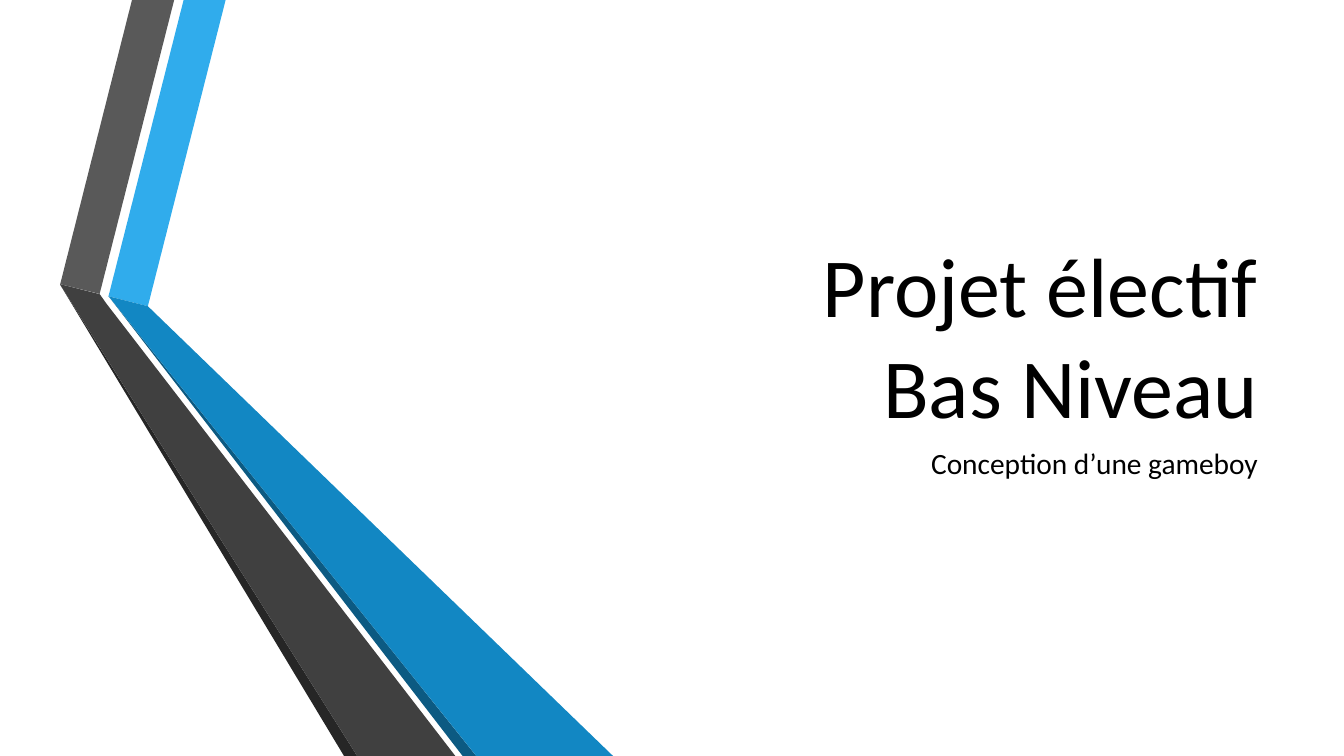
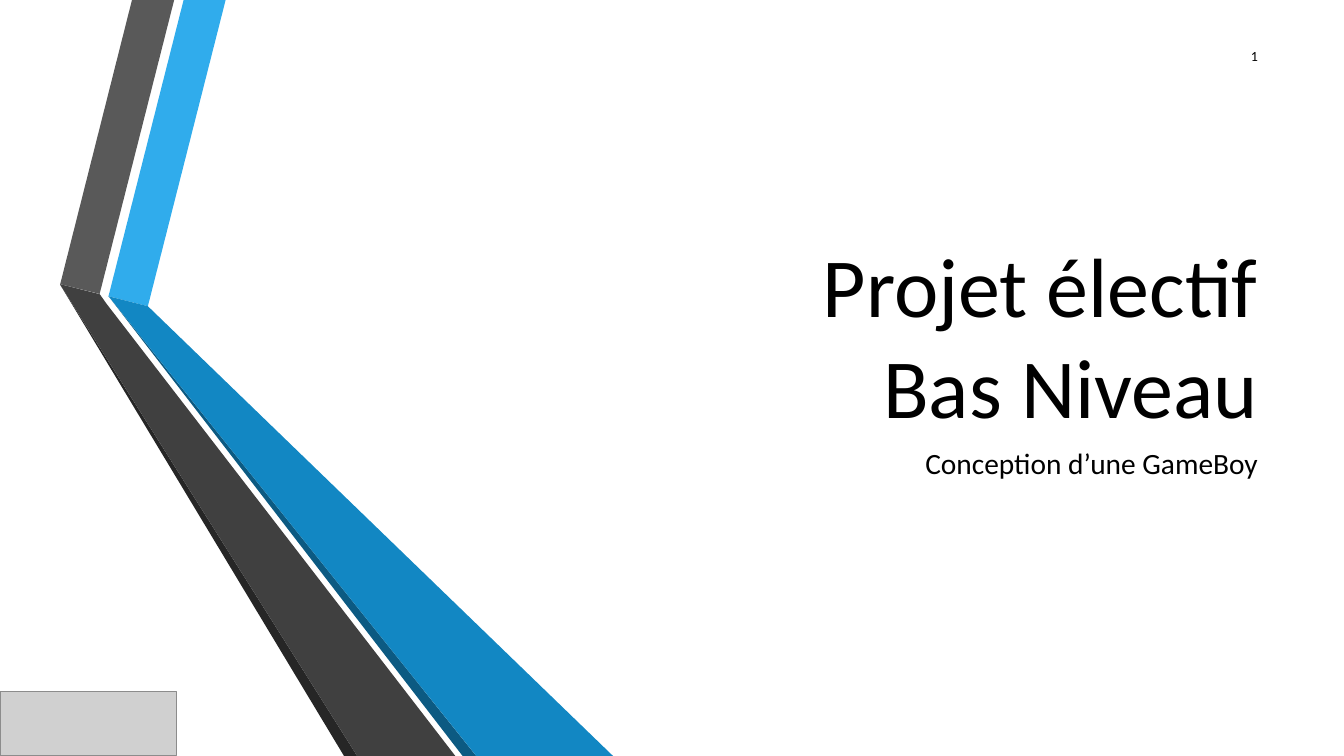
Before and after one commit to JeanSOUDIER/Bas-Niveau, a slide deck: slide 1 of Projet électif.pptx. Drawn at 1344x756 pixels with LibreOffice and Linux fonts; fonts in the diff are those of the drawing; grey boxes stand for pictures; background and template pictures are left out. Boxes give left, top, right and bottom in pixels: in the first picture for what was removed or moved away, otherwise in the second. Text is boxed around its words. In the diff, an @@ line names an element or a change of style, - is before the commit and + after.

```diff
--- a/Projet électif.pptx
+++ b/Projet électif.pptx
@@ page number added at (1251,52,1258,61), 10 pt, text #000000 @@
+1
@@ subtitle at (925,453,1257,479): text changed @@
-Conception d’une gameboy
+Conception d’une GameBoy
@@ picture added at (0,692,176,756) @@
```
Also in this commit, not shown: 9 other slides changed, 2 slides added, 2 slides removed.
